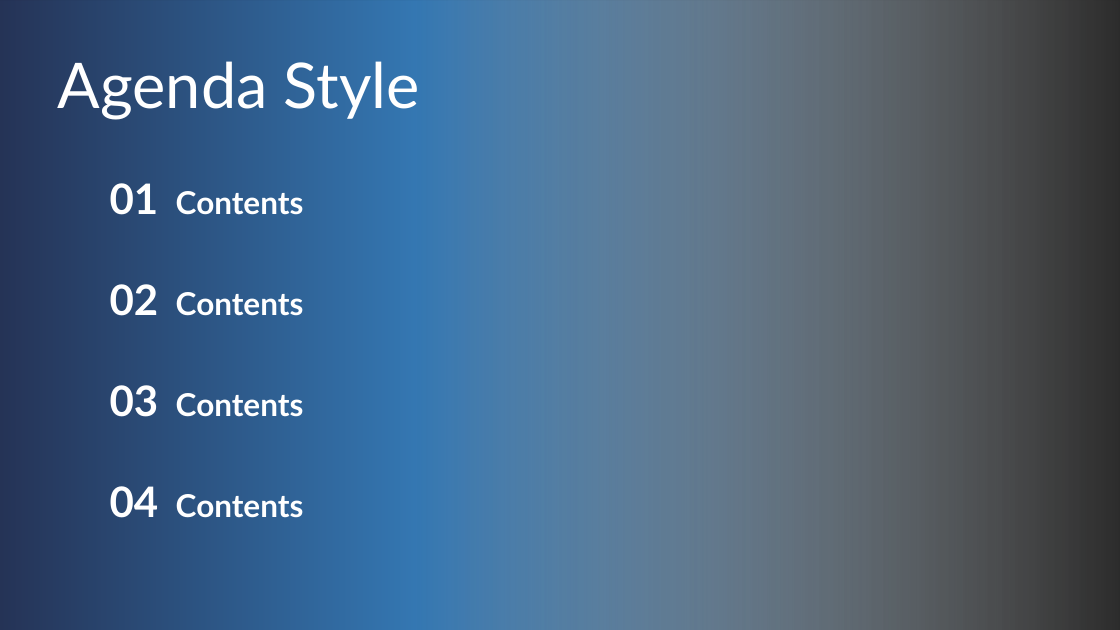
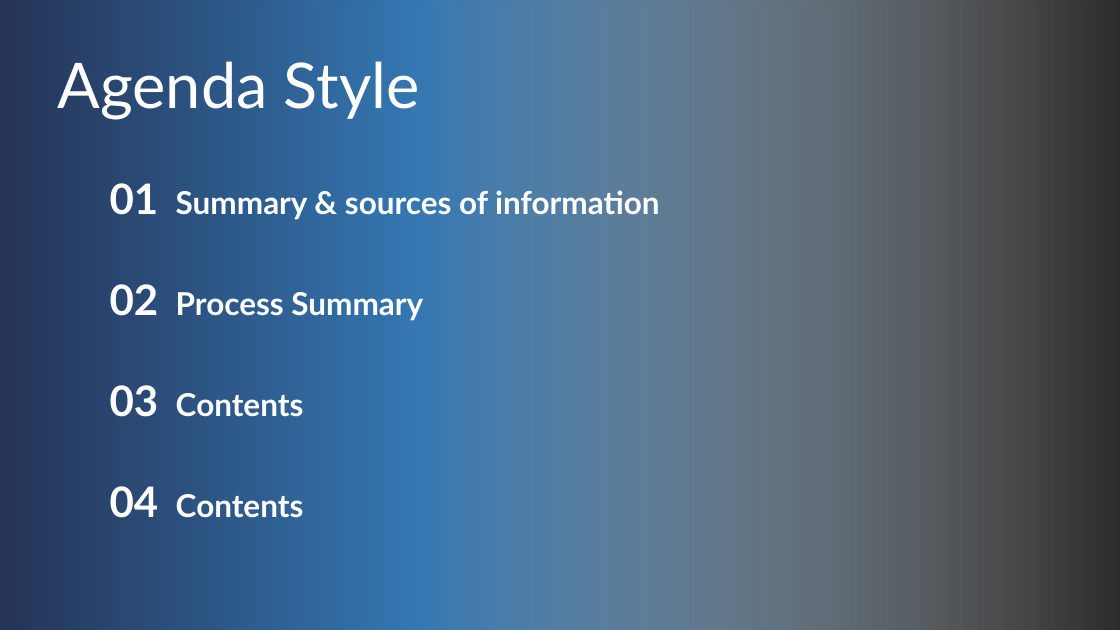
Before and after one commit to stephen823/New-York-Weather-Forcast-base-on-Machine-Learning, a slide deck: slide 2 of Final Project - Draft report.pptx. Drawn at 1120x630 pixels with LibreOffice and Linux fonts; fonts in the diff are those of the drawing; background and template pictures are left out; a plain dark background stands for a picture behind light text. Boxes give left, top, right and bottom in pixels: in the first picture for what was removed or moved away, otherwise in the second. Text is boxed around its words. In the diff, an @@ line names an element or a change of style, - is before the commit and + after.

```diff
--- a/Final Project - Draft report.pptx
+++ b/Final Project - Draft report.pptx
@@ text at (176, 190, 659, 220): text changed @@
-Contents
+Summary & sources of information
@@ text at (176, 292, 423, 321): text changed @@
-Contents
+Process Summary
```
Also in this commit, not shown: 4 other slides changed.
